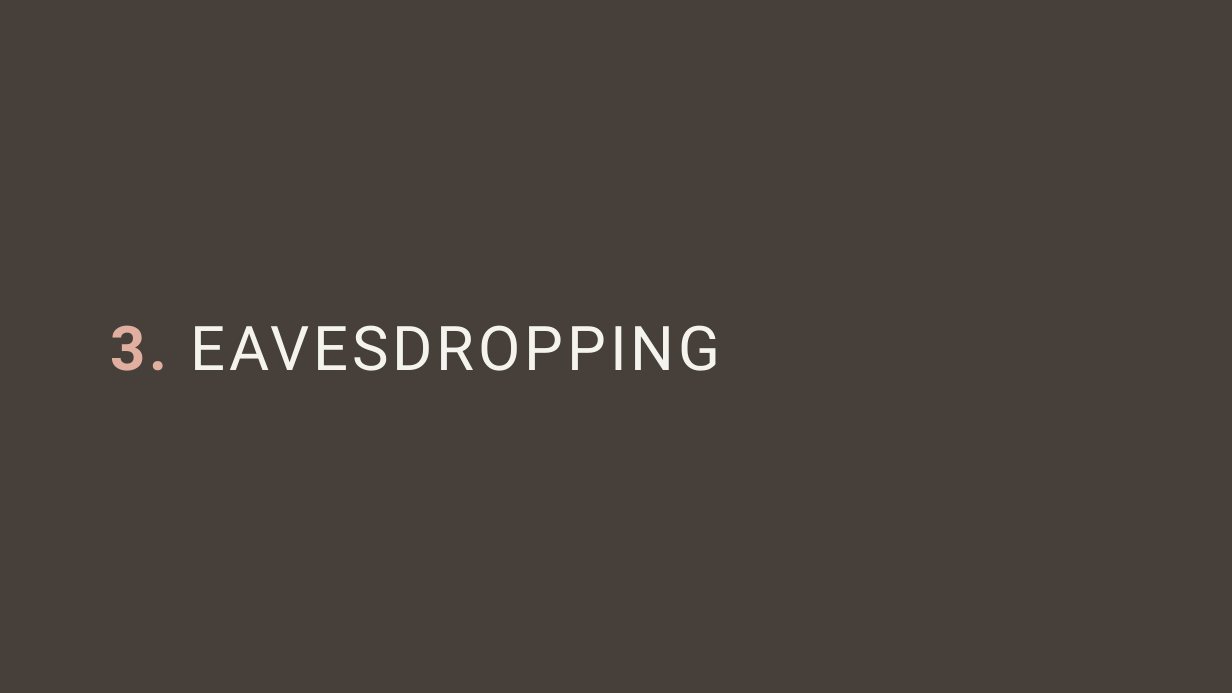
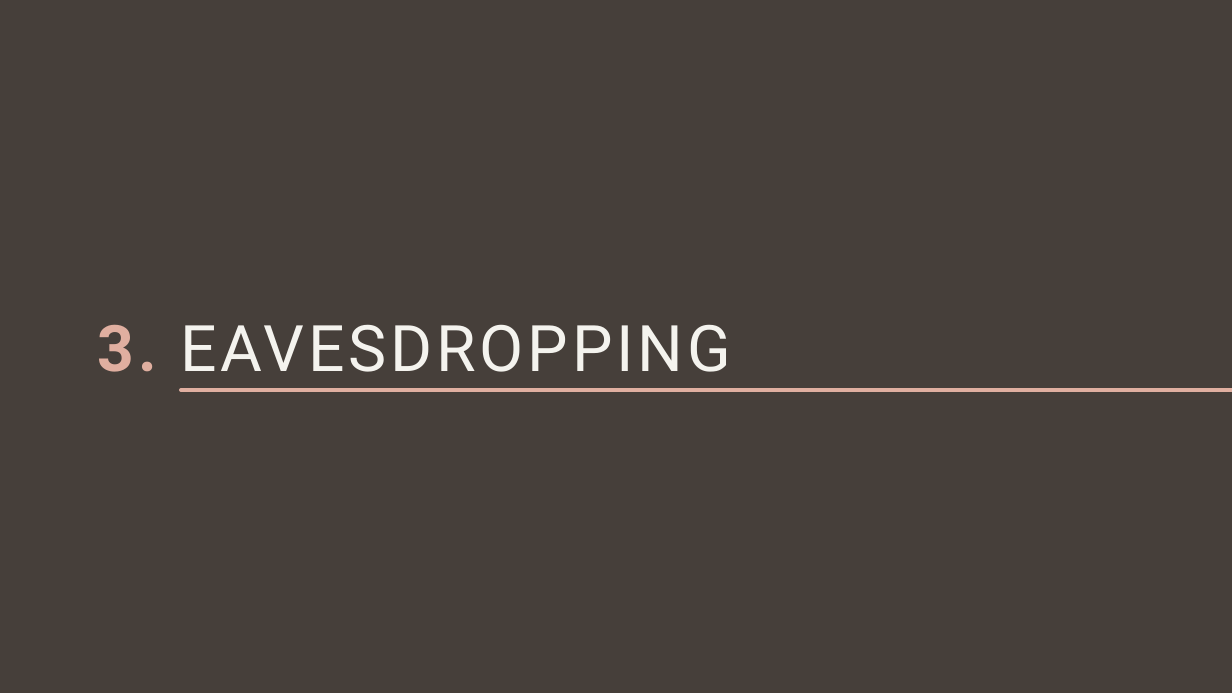
Before and after one commit to giovanniligato/E91-Protocol, a slide deck: slide 10 of Slides/E91 Protocol.pptx (slide 11 before the commit). Drawn at 1232x693 pixels with LibreOffice and Linux fonts; fonts in the diff are those of the drawing. Boxes give left, top, right and bottom in pixels: in the first picture for what was removed or moved away, otherwise in the second. Text is boxed around its words. In the diff, an @@ line names an element or a change of style, - is before the commit and + after.

```diff
--- a/Slides/E91 Protocol.pptx
+++ b/Slides/E91 Protocol.pptx
@@ text "3. EAVESDROPPING": place and size @@
-text "3. EAVESDROPPING" at <box>110,325,720,371</box>
+text "3. EAVESDROPPING" at <box>97,324,732,372</box>
@@ text "3. EAVESDROPPING" at <box>97,324,732,372</box>: size 48 to 50 pt @@
@@ line added from (1232, 390) to (181, 390), #E0AFA0 3 pt @@
```
Also in this commit, not shown: 15 other slides changed, 3 slides removed, 3 other files.
